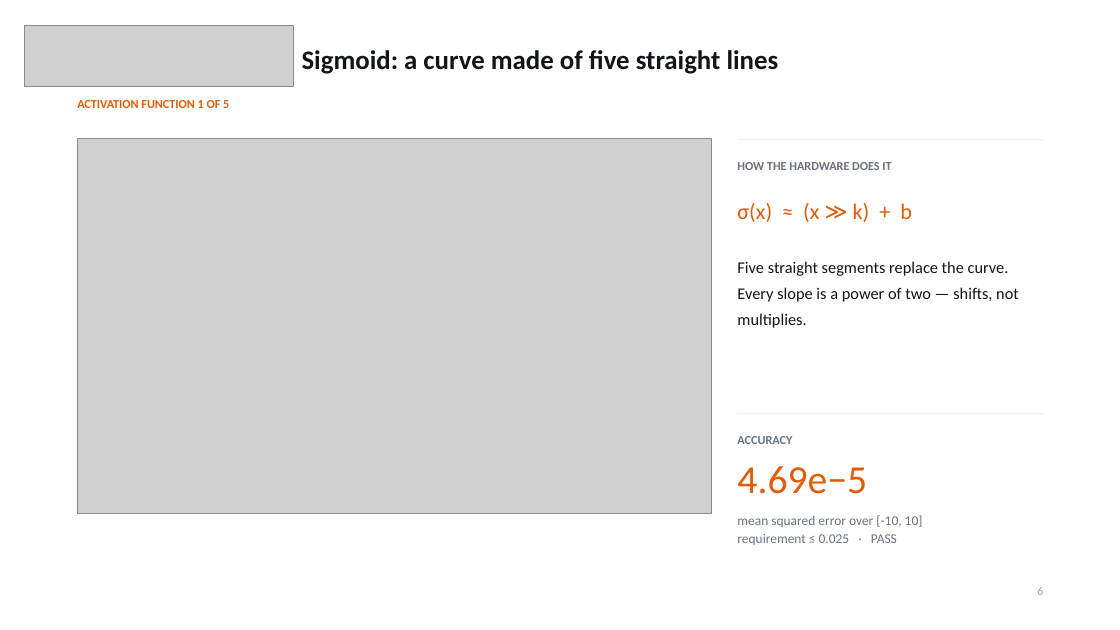
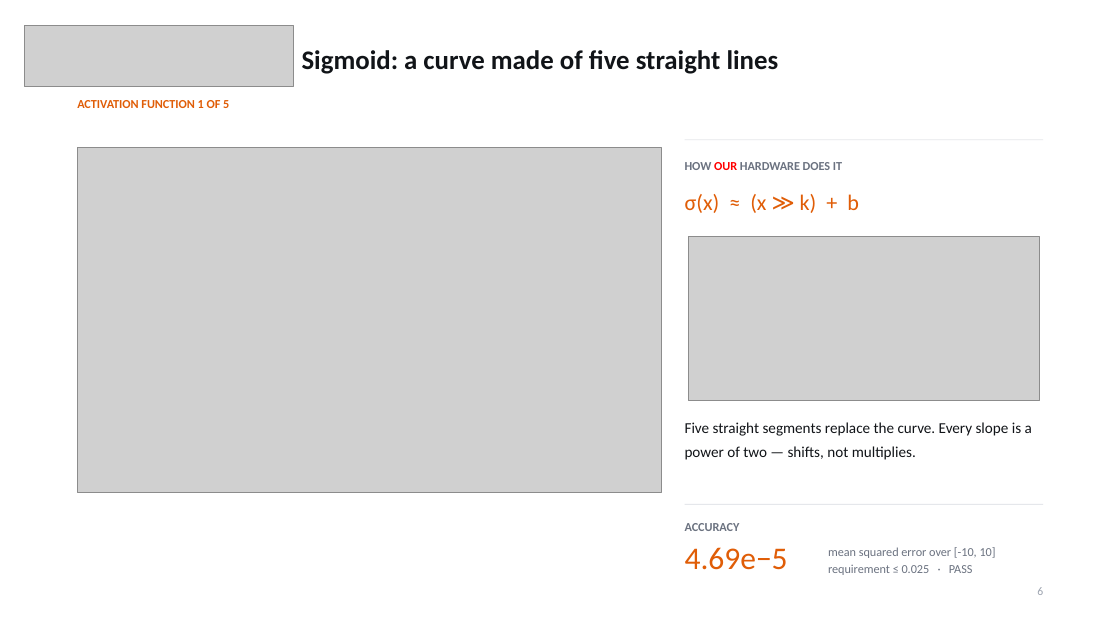
Before and after one commit to saleh2411/DLX-NN, a slide deck: slide 6 of Documents/DLX-NN_Final_Presentation.pptx. Drawn at 1120x630 pixels with LibreOffice and Linux fonts; fonts in the diff are those of the drawing; grey boxes stand for pictures. Boxes give left, top, right and bottom in pixels: in the first picture for what was removed or moved away, otherwise in the second. Text is boxed around its words. In the diff, an @@ line names an element or a change of style, - is before the commit and + after.

```diff
--- a/Documents/DLX-NN_Final_Presentation.pptx
+++ b/Documents/DLX-NN_Final_Presentation.pptx
@@ picture: place and size @@
-picture at (77,138,712,513)
+picture at (77,148,661,493)
@@ rectangle: place and size @@
-rectangle at (738,139,1044,140)
+rectangle at (685,139,1044,140)
@@ text at (685,162,842,170): text changed @@
-HOW THE HARDWARE DOES IT
+HOW OUR HARDWARE DOES IT
@@ text "σ(x) ≈ (x ≫ k) ...": place and size @@
-text "σ(x) ≈ (x ≫ k) ..." at (737,203,912,222)
+text "σ(x) ≈ (x ≫ k) ..." at (685,194,859,213)
@@ picture added at (689,237,1040,401) @@
@@ text "Five straight segments replace the ...": place and size @@
-text "Five straight segments replace the ..." at (737,261,1019,328)
+text "Five straight segments replace the ..." at (685,422,1032,460)
@@ text "Five straight segments replace the ..." at (685,422,1032,460): size 14 to 13 pt; line spacing 1.34 to 1.3 @@
@@ rectangle: place and size @@
-rectangle at (738,413,1044,414)
+rectangle at (685,504,1044,505)
@@ text "ACCURACY": place and size @@
-text "ACCURACY" at (737,436,792,444)
+text "ACCURACY" at (685,523,740,531)
@@ text "4.69e−5": place and size @@
-text "4.69e−5" at (737,466,867,494)
+text "4.69e−5" at (685,547,788,570)
@@ text "4.69e−5" at (685,547,788,570): size 34 to 27 pt @@
@@ text "mean squared error over [-10, ...": place and size @@
-text "mean squared error over [-10, ..." at (737,515,923,545)
+text "mean squared error over [-10, ..." at (828,547,996,575)
@@ text "mean squared error over [-10, ..." at (828,547,996,575): size 11.5 to 10.5 pt; line spacing 1.1 to 1.14 @@
```
Also in this commit, not shown: 14 other slides changed.
